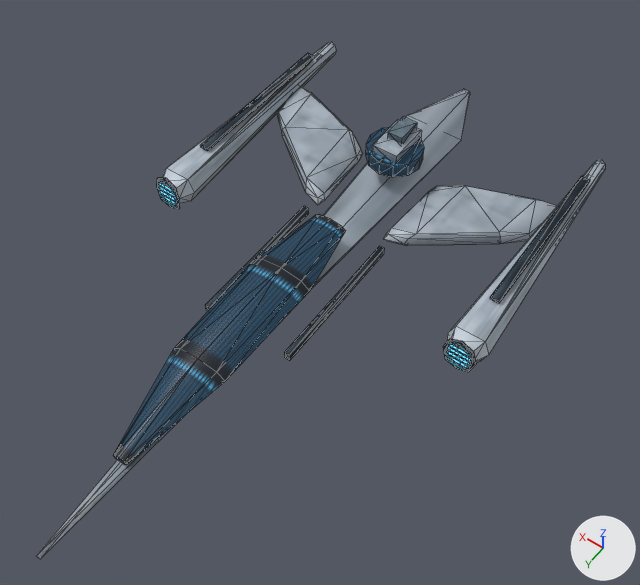
Two versions of the glTF model assets/models/alliance_courier_recreated_lod2.glb, one commit apart.
One viewpoint serves both versions: a 50 mm lens placed at (-0.379, 0.479, 0.723), pointed at (-0.038, 0.001, -0.028). The lights are fixed; the arrows at lower right show +X, +Y and +Z. The picture after the commit comes second. Mesh edges are drawn as thin lines. Vertices at exactly the same position are counted once.

The first picture shows 'alliance_courier_far_source'.
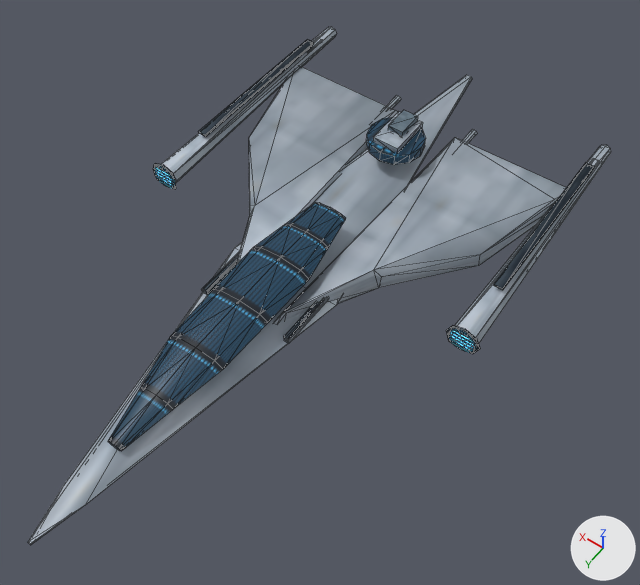
ob_baked_original_rig_frame is not drawn itself; it is the parent of ob_alliance_courier_far_source.

What differs and where, as boxes (x1, y1, x2, y2) in the pictures (640 x 585 px):
```json
{"object": "alliance_courier_far_source", "change": "reshaped, moved, rescaled", "before": [37, 42, 605, 559], "after": [28, 27, 611, 545]}
{"part": 1, "of": "me_needle_hull_002", "change": "rebuilt", "before": [384, 185, 557, 246], "after": [275, 138, 566, 323], "on screen": "68% wider, 200% taller"}
{"part": 2, "of": "me_needle_hull_002", "change": "rebuilt", "before": [277, 86, 363, 205], "after": [236, 66, 398, 265]}
{"part": 3, "of": "me_needle_hull_002", "change": "rebuilt", "before": [37, 89, 470, 559], "after": [28, 75, 472, 545]}
{"part": 4, "of": "me_needle_hull_002", "change": "added", "after": [201, 96, 401, 294]}
{"part": 5, "of": "me_needle_hull_002", "change": "added", "after": [284, 130, 477, 343]}
{"part": 6, "of": "me_needle_hull_002", "change": "built on", "before": [114, 124, 422, 465], "after": [108, 117, 423, 451]}
{"part": 7, "of": "me_needle_hull_002", "change": "reshaped", "before": [163, 42, 336, 209], "after": [162, 27, 336, 189]}
{"part": 8, "of": "me_needle_hull_002", "change": "reshaped", "before": [448, 160, 605, 362], "after": [455, 145, 611, 344]}
```

Scene script edits in JSON lines:
```json
{"block": "me_needle_hull_002", "where": "# used by ob_alliance_courier_far_source; parent = ob_baked_original_rig_frame; location = (0.0, 0.0, 0.0)"}
{"op": "remove", "block": "me_needle_hull_002", "code": "me_needle_hull_002.from_pydata(...)  # 417 vertices, 758 faces; spans x -3.14..3.14, y -4.8..3.6, z -0.2..0.79"}
{"op": "add", "block": "me_needle_hull_002", "code": "me_needle_hull_002.from_pydata(...)  # 443 vertices, 802 faces; spans x -3.08..3.08, y -4.8..3.6, z -0.6..0.79"}
{"block": "me_needle_hull_002", "change": "me_needle_hull_002 part 1: the loose piece of 31 vertices spanning x 0.62..2.74, y 0.64..2.42, z -0.02..0.15 is rebuilt with 19 vertices and now spans x 0.4..2.84, y -1.38..2.5, z -0.14..0.22"}
{"block": "me_needle_hull_002", "change": "me_needle_hull_002 part 2: the loose piece of 31 vertices spanning x -2.74..-0.62, y 0.64..2.42, z -0.02..0.15 is rebuilt with 18 vertices and now spans x -2.84..-0.4, y -1.38..2.5, z -0.14..0.22"}
{"block": "me_needle_hull_002", "change": "me_needle_hull_002 part 3: the loose piece of 10 vertices spanning x -0.56..0.56, y -4.8..3.6, z -0.04..0.2 is rebuilt with 17 vertices and now spans x -0.96..0.96, y -4.8..3.6, z -0.6..0.17"}
{"block": "me_needle_hull_002", "change": "me_needle_hull_002 part 4: a new loose piece of 16 vertices spanning x -0.83..-0.71, y -1.5..2.7, z -0.03..0.11, in mat_fleet___shared_pbr_atlas"}
{"block": "me_needle_hull_002", "change": "me_needle_hull_002 part 5: a new loose piece of 16 vertices spanning x 0.71..0.83, y -1.5..2.7, z -0.03..0.11, in mat_fleet___shared_pbr_atlas"}
{"block": "me_needle_hull_002", "change": "me_needle_hull_002 part 6"}
{"block": "me_needle_hull_002", "change": "56 faces are deleted"}
{"block": "me_needle_hull_002", "change": "24 vertices are added at x -0.5..0.5, y -2.95..-0.3, z 0.14..0.49"}
{"block": "me_needle_hull_002", "change": "104 new faces join them"}
{"block": "me_needle_hull_002", "change": "me_needle_hull_002 part 7"}
{"block": "me_needle_hull_002", "change": "6 vertices are removed from x -3.14..-2.46, y -0.17, z -0.11..0.27"}
{"block": "me_needle_hull_002", "change": "30 faces are deleted"}
{"block": "me_needle_hull_002", "change": "18 new faces join them"}
{"block": "me_needle_hull_002", "change": "me_needle_hull_002 part 8"}
{"block": "me_needle_hull_002", "change": "6 vertices are removed from x 2.46..3.14, y -0.17, z -0.11..0.27"}
{"block": "me_needle_hull_002", "change": "34 faces are deleted"}
{"block": "me_needle_hull_002", "change": "22 new faces join them"}
{"op": "set", "path": "ob_baked_original_rig_frame.location", "old": "(-0.000204, -0.0533, -0.0422)", "new": "(-0.000204, -0.0533, -0.0118)"}
{"op": "set", "path": "ob_baked_original_rig_frame.scale", "old": "(0.0708, 0.0901, 0.0913)", "new": "(0.0708, 0.0901, 0.0648)"}
```
